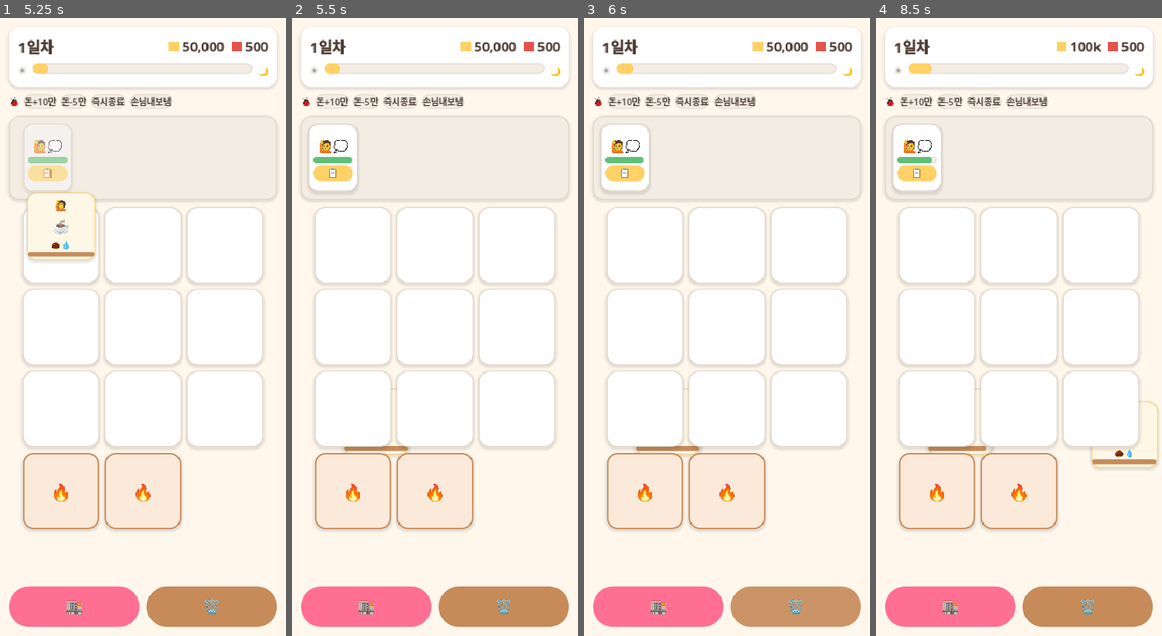
Above: before the commit, frames 1-4 (left to right).
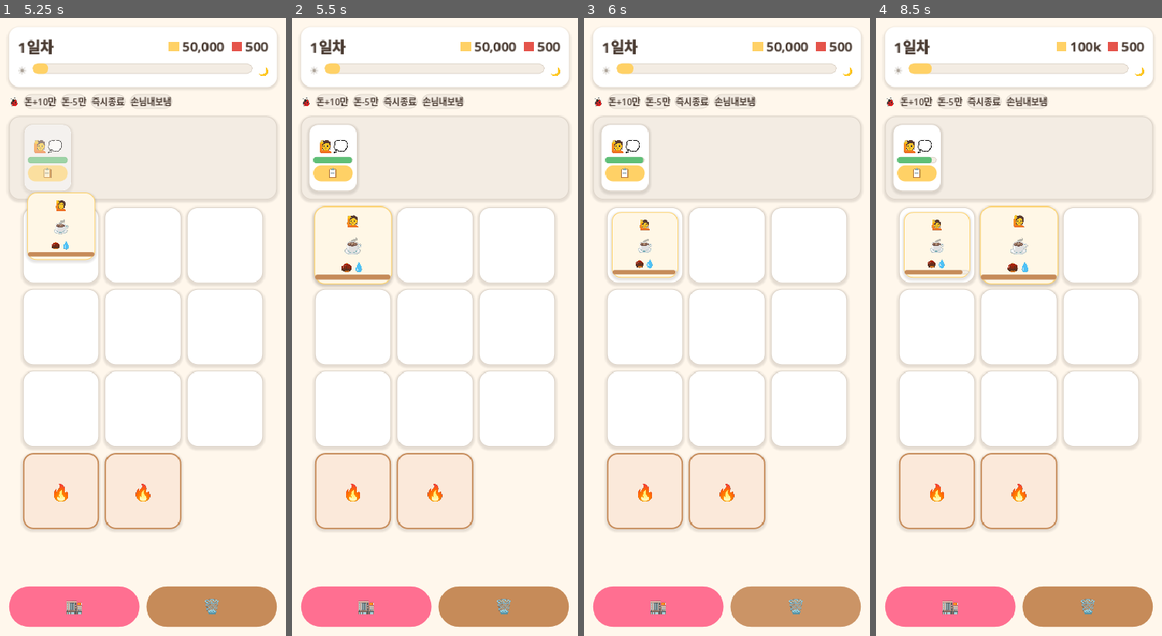
Above: after the commit, the same moments.

Repository: yellyB/game-slot-kitchen
Game: Godot game, scene res://scenes/Main.tscn
The game is run twice, just before and just after one commit, with the same random seed, the same clock (stepped at 60 frames per second) and the same inputs.
Inputs:
- Up to frame 1 (5.25 s): click "시작" at 0.5 s; click "돈+10만" at 1.25 s; click "돈-5만" at 2 s; click "손님내보냄" at 2.75 s; click "🏬" at 3.5 s; click "📋" at 4.25 s; click "📋" at 5 s
- Up to frame 2 (5.5 s): no input
- Up to frame 3 (6 s): click "🗑️" at 5.75 s
- Up to frame 4 (8.5 s): click "돈+10만" at 6.5 s; click "돈-5만" at 7.25 s; click "📋" at 8 s

Frame 1 is identical in both runs. In frame 2, 3.6% of the frame differs, in the area x 7-42%, y 30-71%; in frame 3, 2.7%; in frame 4, 6.4%, in the area x 9-99%, y 30-73%.

Commit message:
수정: 주문서 날아오기 착지 위치 오류 — 고스트 방식으로 전환
- 실물을 top_level로 날렸다 되돌리면 MarginContainer 재정렬이 안 돼
  카드가 슬롯 좌표를 로컬로 오해석, 엉뚱한 위치(슬롯 뒤)에 안착하던 문제
- 실물 카드는 슬롯에 즉시 점유·숨김, 별도 고스트 OrderCard만 손님 자리→
  실물의 실제 global_position으로 비행. 도착 시 고스트 제거 + 실물 pop_in 공개
- 고스트는 set_process(false)로 인내심 타이머 정지

Co-Authored-By: Claude Opus 4.8 (1M context) <noreply@anthropic.com>

Diff:
--- a/scripts/main.gd
+++ b/scripts/main.gd
@@ -543,34 +543,40 @@
 	tw.chain().tween_callback(card.queue_free)
 
 
-## 주문 확인 연출 — 주문서가 손님 자리(from_pos)에서 목표 슬롯으로 포물선 없이 스윽 날아가 안착.
-## 슬롯은 먼저 점유(비행 중 중복 배치 방지)하되, 팝·소리는 도착 시점에 낸다.
-func _fly_order_to_slot(card: Card, slot: Slot, from_pos: Vector2) -> void:
-	slot.place_card(card, false, false)   # 점유만 — 소리·팝은 도착 때
-	await get_tree().process_frame        # 슬롯 내 최종 레이아웃(위치·크기) 확보
+## 주문 확인 연출 — 주문서가 손님 자리(from_pos)에서 목표 슬롯으로 스윽 날아가 안착.
+## 실물 카드는 슬롯에 즉시 안착(점유)하되 도착 전까지 숨기고, 겉보기 고스트만 날린다.
+## (실물을 top_level로 날렸다 되돌리면 컨테이너 재정렬이 안 돼 좌표가 틀어지므로 고스트로 분리.)
+func _fly_order_to_slot(card: OrderCard, slot: Slot, from_pos: Vector2) -> void:
+	slot.place_card(card, false, false)   # 점유만 — 팝·소리는 도착 때
+	await get_tree().process_frame        # 슬롯 내 최종 좌표·크기 확보
 	if not is_instance_valid(card) or card.get_parent() == null:
 		return
 	var dest := card.global_position      # 슬롯에서의 최종 좌표
 	var sz := card.size
-	card.top_level = true                 # 컨테이너 정렬 배제 — 좌표 직접 제어
-	card.z_index = 95
-	card.pivot_offset = sz * 0.5
-	card.mouse_filter = Control.MOUSE_FILTER_IGNORE
-	card.global_position = from_pos - sz * 0.5
-	card.scale = Vector2(0.7, 0.7)
-	card.modulate.a = 0.0
+	card.modulate.a = 0.0                 # 도착 시 공개
+
+	# 손님 자리→슬롯으로 날아가는 고스트(실물과 동일 외형).
+	var ghost := OrderCard.new()
+	ghost.setup(card.recipe_id)
+	add_child(ghost)
+	ghost.set_process(false)              # 인내심 타이머 등 로직 정지
+	ghost.mouse_filter = Control.MOUSE_FILTER_IGNORE
+	ghost.top_level = true                # 컨테이너 정렬 배제 — 좌표 직접 제어
+	ghost.z_index = 95
+	ghost.size = sz
+	ghost.pivot_offset = sz * 0.5
+	ghost.global_position = from_pos - sz * 0.5
+	ghost.scale = Vector2(0.7, 0.7)
 	var tw := create_tween()
 	tw.set_parallel(true)
-	tw.tween_property(card, "global_position", dest, 0.34).set_trans(Tween.TRANS_CUBIC).set_ease(Tween.EASE_OUT)
-	tw.tween_property(card, "scale", Vector2.ONE, 0.34).set_trans(Tween.TRANS_BACK).set_ease(Tween.EASE_OUT)
-	tw.tween_property(card, "modulate:a", 1.0, 0.16)
+	tw.tween_property(ghost, "global_position", dest, 0.34).set_trans(Tween.TRANS_CUBIC).set_ease(Tween.EASE_OUT)
+	tw.tween_property(ghost, "scale", Vector2.ONE, 0.34).set_trans(Tween.TRANS_BACK).set_ease(Tween.EASE_OUT)
 	tw.chain().tween_callback(func():
-		if not is_instance_valid(card):
-			return
-		card.top_level = false            # 슬롯 레이아웃에 복귀(제자리 스냅)
-		card.z_index = 0
-		card.scale = Vector2.ONE
-		card.mouse_filter = Control.MOUSE_FILTER_STOP
+		if is_instance_valid(ghost):
+			ghost.queue_free()
+		if is_instance_valid(card):
+			card.modulate.a = 1.0
+			card.pop_in()                 # 실물 공개 + 배치 팝
 		Audio.play("card_place"))         # 안착음(탁)
 
 
